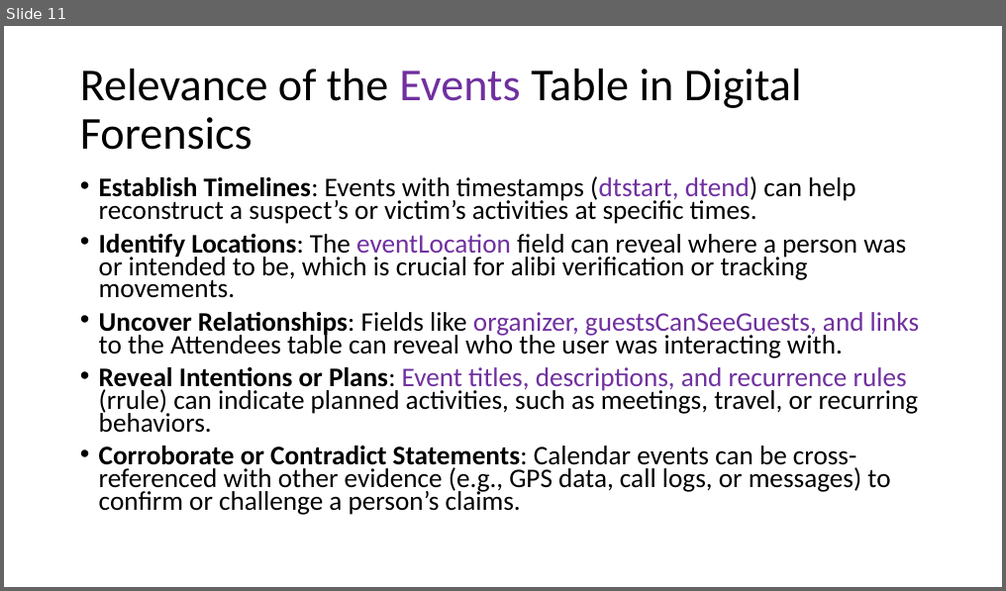
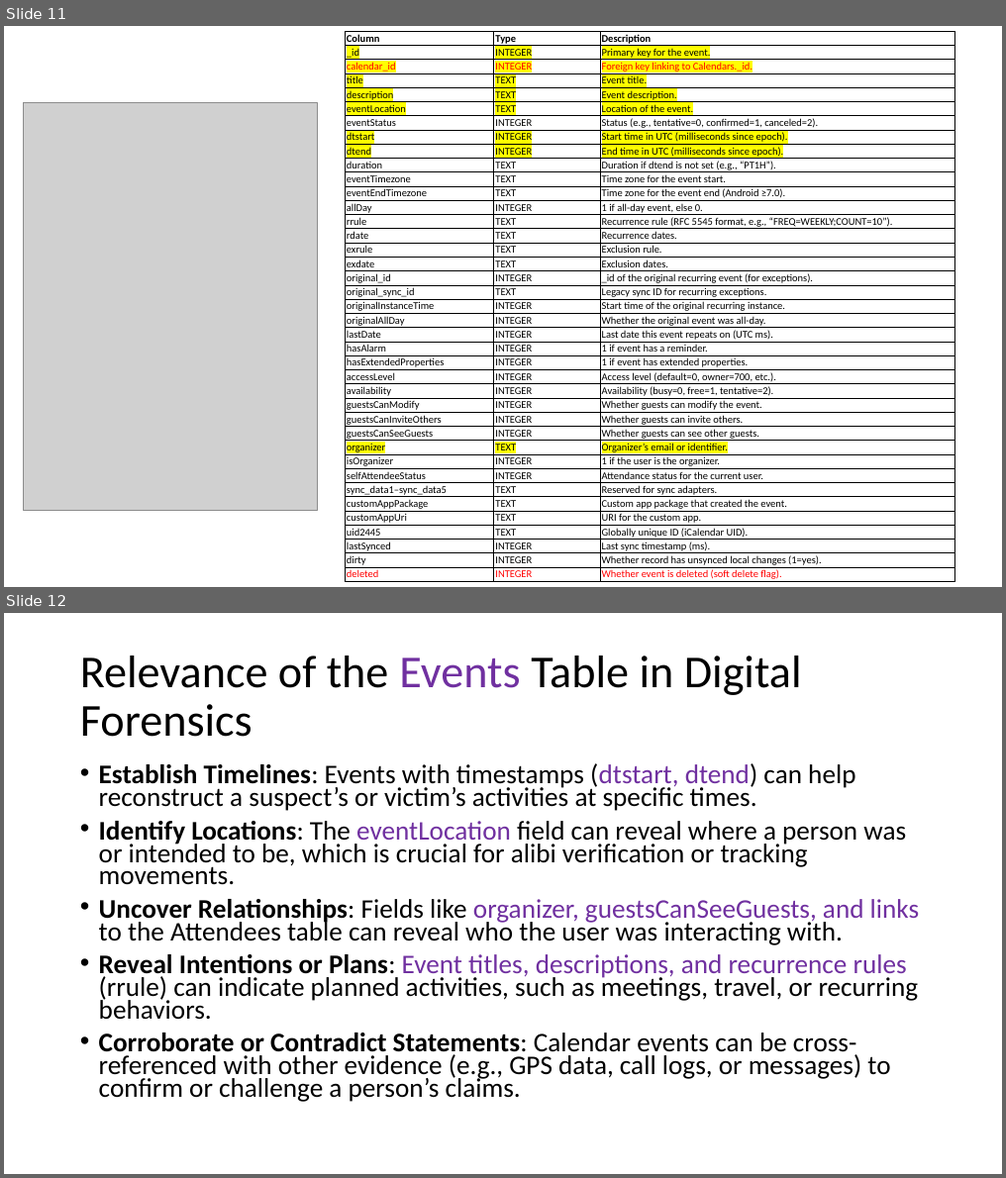
Before and after one commit to frankwxu/digital-forensics-lab, a slide deck: Android10/5_1_3_AOSP_App_Investigations_Calendar.pptx. Shown one above the other, each under a label of ours: slide 11 before the commit, slides 11 and 12 after it. The pictures are 1006x591 and 1006x1178 pixels, drawn with LibreOffice and Linux fonts; fonts in the diff are those of the drawing; grey boxes stand for pictures; background and template pictures are left out. Boxes give left, top, right and bottom in pixels: in the first picture for what was removed or moved away, otherwise in the second. Text is boxed around its words. In the diff, an @@ line names an element or a change of style, - is before the commit and + after.

Commit message:
update Android 10 Calendar investigation

```diff
--- a/Android10/5_1_3_AOSP_App_Investigations_Calendar.pptx
+++ b/Android10/5_1_3_AOSP_App_Investigations_Calendar.pptx
@@ slide 11 added at (x1=4, y1=26, x2=1002, y2=587), background #FFFFFF @@
@@ table added at (x1=345, y1=31, x2=955, y2=583), 39 rows, 3 columns @@
+Column | Type | Description
+_id | INTEGER | Primary key for the event.
+calendar_id | INTEGER | Foreign key linking to Calendars._id.
+title | TEXT | Event title.
+description | TEXT | Event description.
+eventLocation | TEXT | Location of the event.
+eventStatus | INTEGER | Status (e.g., tentative=0, confirmed=1, canceled=2).
+dtstart | INTEGER | Start time in UTC (milliseconds since epoch).
+dtend | INTEGER | End time in UTC (milliseconds since epoch).
+duration | TEXT | Duration if dtend is not set (e.g., “PT1H”).
+eventTimezone | TEXT | Time zone for the event start.
+eventEndTimezone | TEXT | Time zone for the event end (Android ≥7.0).
+allDay | INTEGER | 1 if all-day event, else 0.
+rrule | TEXT | Recurrence rule (RFC 5545 format, e.g., “FREQ=WEEKLY;COUNT=10”).
+rdate | TEXT | Recurrence dates.
+exrule | TEXT | Exclusion rule.
+exdate | TEXT | Exclusion dates.
+original_id | INTEGER | _id of the original recurring event (for exceptions).
+original_sync_id | TEXT | Legacy sync ID for recurring exceptions.
+originalInstanceTime | INTEGER | Start time of the original recurring instance.
+originalAllDay | INTEGER | Whether the original event was all-day.
+lastDate | INTEGER | Last date this event repeats on (UTC ms).
+hasAlarm | INTEGER | 1 if event has a reminder.
+hasExtendedProperties | INTEGER | 1 if event has extended properties.
+accessLevel | INTEGER | Access level (default=0, owner=700, etc.).
+availability | INTEGER | Availability (busy=0, free=1, tentative=2).
+guestsCanModify | INTEGER | Whether guests can modify the event.
+guestsCanInviteOthers | INTEGER | Whether guests can invite others.
+guestsCanSeeGuests | INTEGER | Whether guests can see other guests.
+organizer | TEXT | Organizer’s email or identifier.
+isOrganizer | INTEGER | 1 if the user is the organizer.
+selfAttendeeStatus | INTEGER | Attendance status for the current user.
+sync_data1–sync_data5 | TEXT | Reserved for sync adapters.
+customAppPackage | TEXT | Custom app package that created the event.
+customAppUri | TEXT | URI for the custom app.
+uid2445 | TEXT | Globally unique ID (iCalendar UID).
+lastSynced | INTEGER | Last sync timestamp (ms).
+dirty | INTEGER | Whether record has unsynced local changes (1=yes).
+deleted | INTEGER | Whether event is deleted (soft delete flag).
@@ picture added at (x1=24, y1=103, x2=318, y2=510) @@
@@ what was slide 11 is now slide 12 @@
```
Also in this commit, not shown: 1 slide changed, 2 other slides added, 2 slides removed.
